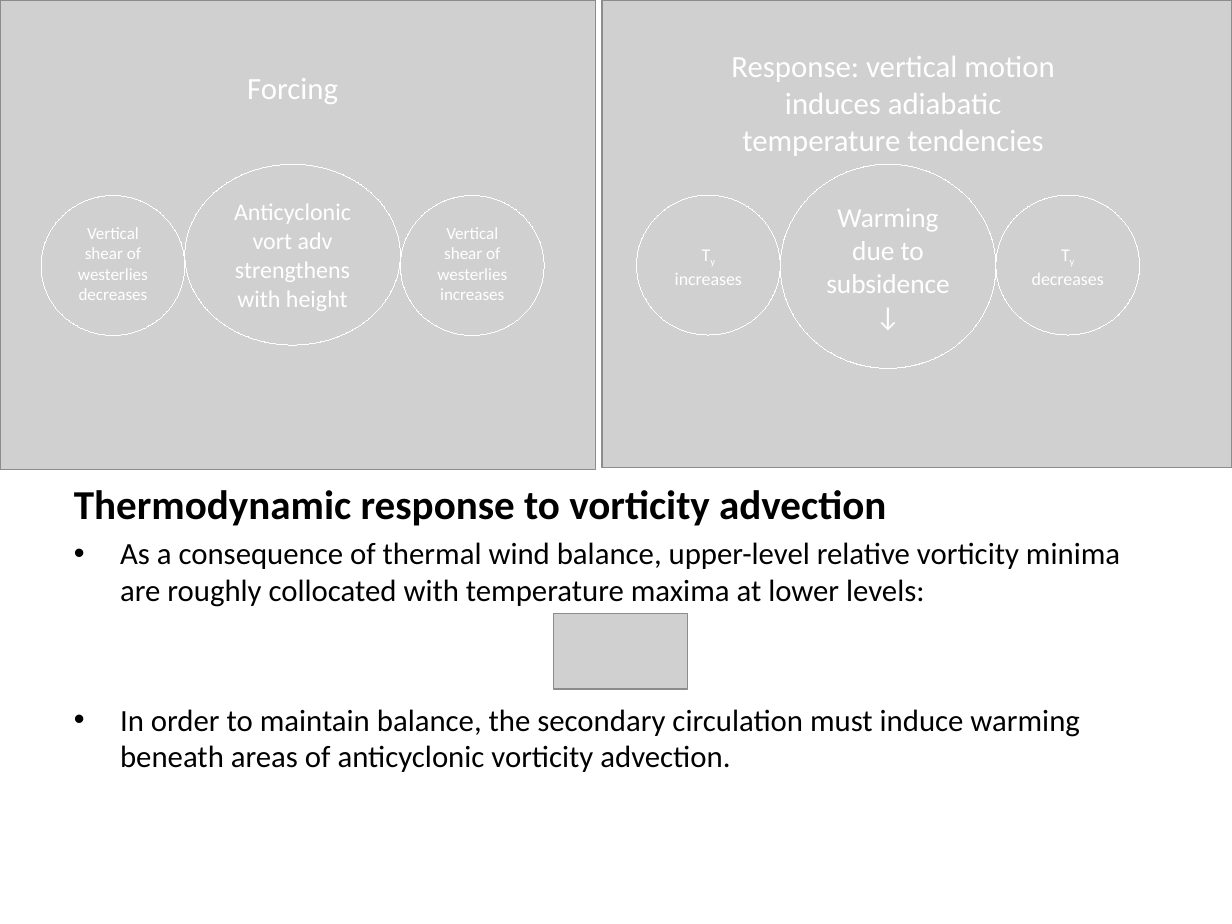
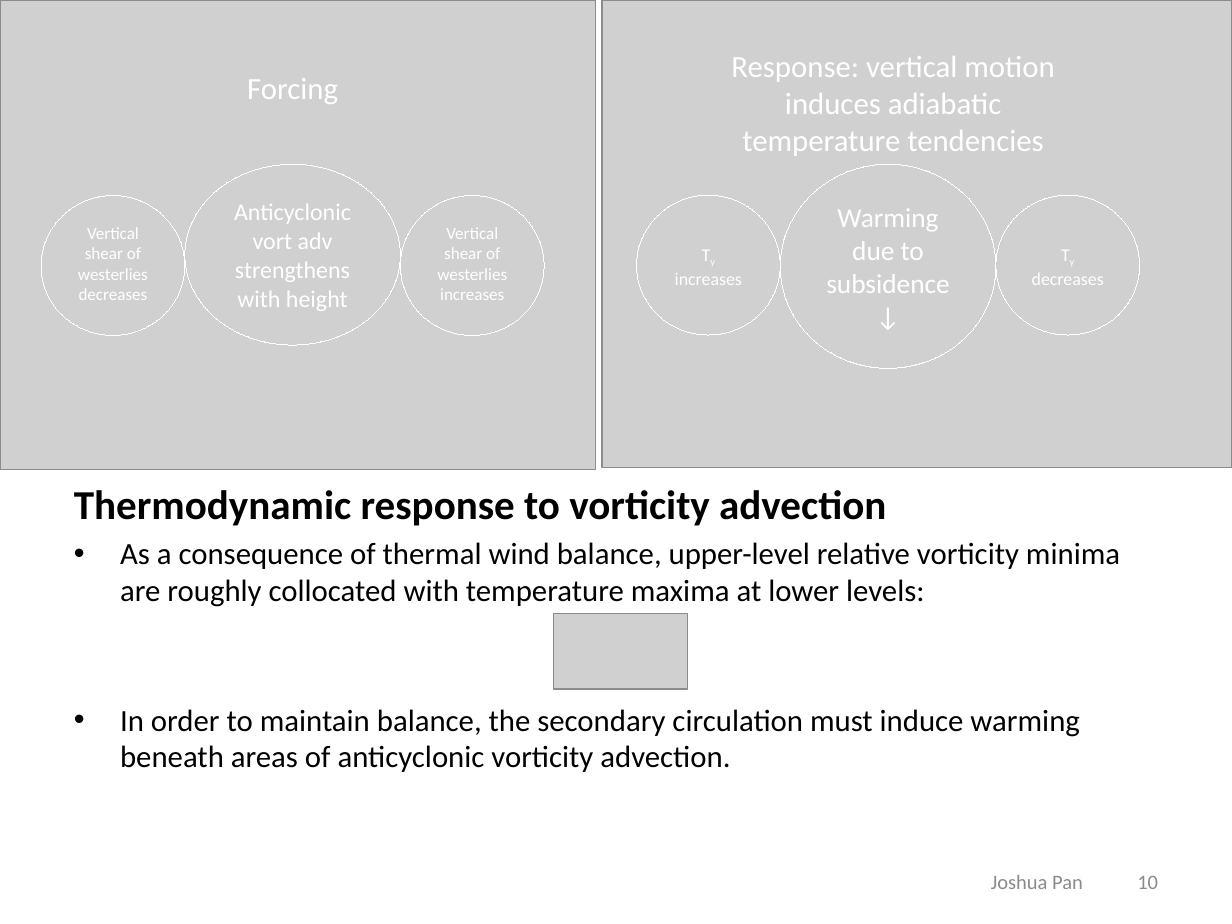
Before and after one commit to jpan84/QGomega, a slide deck: slide 10 of baroc_wv_diag_draft.pptx. Drawn at 1232x924 pixels with LibreOffice and Linux fonts; fonts in the diff are those of the drawing; grey boxes stand for pictures. Boxes give left, top, right and bottom in pixels: in the first picture for what was removed or moved away, otherwise in the second. Text is boxed around its words. In the diff, an @@ line names an element or a change of style, - is before the commit and + after.

```diff
--- a/baroc_wv_diag_draft.pptx
+++ b/baroc_wv_diag_draft.pptx
@@ text added at [991, 875, 1083, 889], 12 pt, text #8C8C8C @@
+Joshua Pan
@@ page number added at [1137, 876, 1158, 889], 12 pt, text #8C8C8C @@
+10
```
Also in this commit, not shown: 10 other slides changed, 1 slide added, 1 slide removed.
